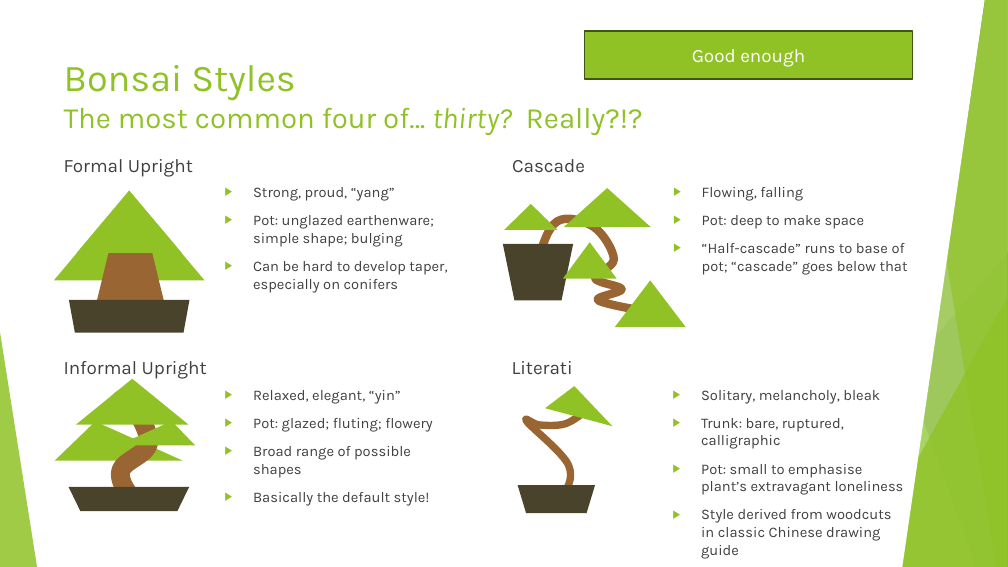
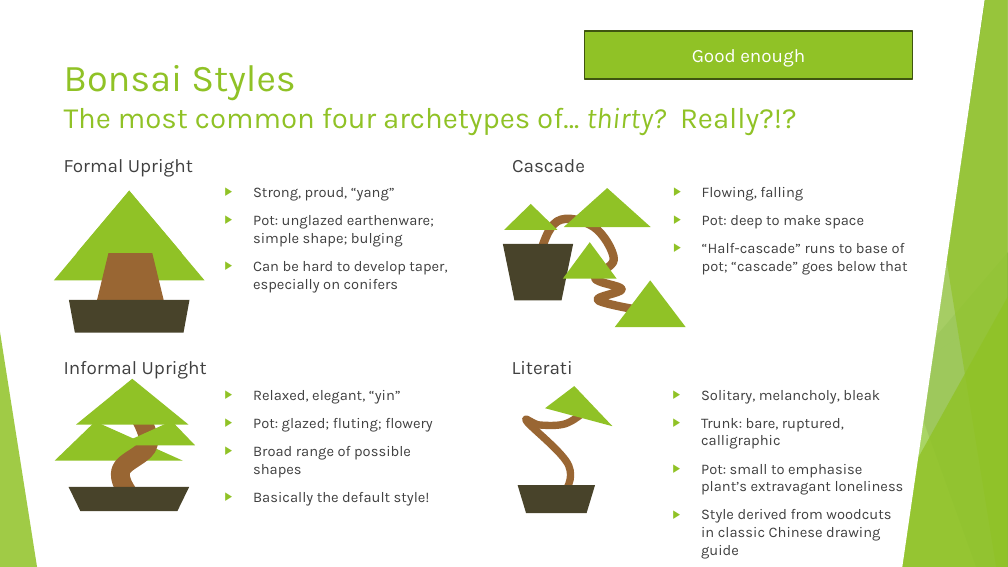
Before and after one commit to AlexLabram/Bonsai, a slide deck: slide 16 of Courseware/Bonsai On A Budget (running).pptx. Drawn at 1008x567 pixels with LibreOffice and Linux fonts; fonts in the diff are those of the drawing. Boxes give left, top, right and bottom in pixels: in the first picture for what was removed or moved away, otherwise in the second. Text is boxed around its words. In the diff, an @@ line names an element or a change of style, - is before the commit and + after.

```diff
--- a/Courseware/Bonsai On A Budget (running).pptx
+++ b/Courseware/Bonsai On A Budget (running).pptx
@@ title at [64, 65, 797, 136]: text changed @@
-Bonsai Styles
-The most common four of… thirty? Really?!?
+Bonsai Styles
+The most common four archetypes of… thirty? Really?!?
```
Also in this commit, not shown: 6 other slides changed, 3 slides added, 3 other files.
